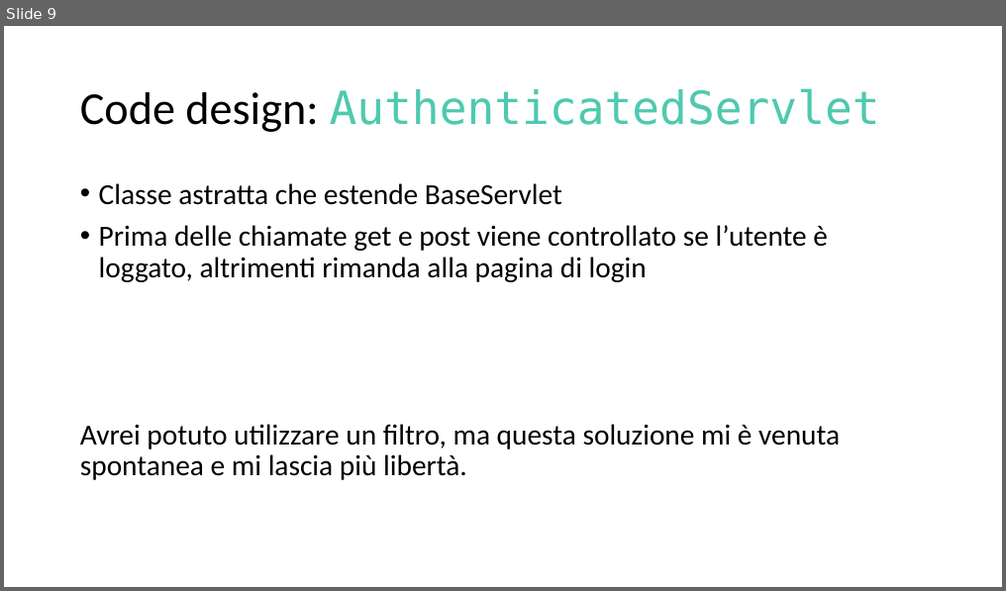
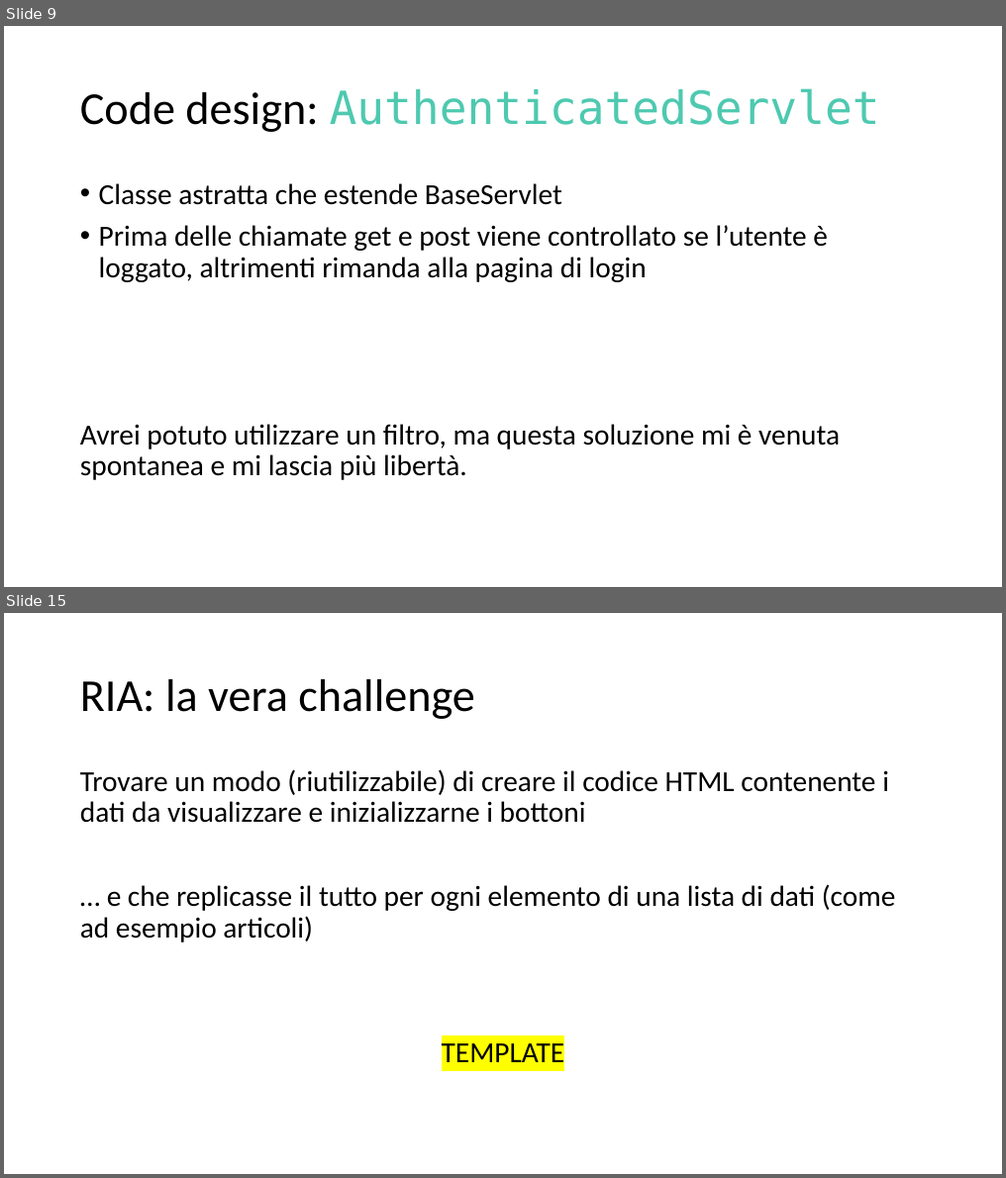
Before and after one commit to MirkoAndena/ECommerce, a slide deck: Documents/ECommerce.pptx. Shown one above the other, each under a label of ours: slide 9 before the commit, slides 9 and 15 after it; the slides between them are not shown. The pictures are 1006x591 and 1006x1178 pixels, drawn with LibreOffice and Linux fonts; fonts in the diff are those of the drawing. Boxes give left, top, right and bottom in pixels: in the first picture for what was removed or moved away, otherwise in the second. Text is boxed around its words. In the diff, an @@ line names an element or a change of style, - is before the commit and + after.

```diff
--- a/Documents/ECommerce.pptx
+++ b/Documents/ECommerce.pptx
@@ slide 15 added at (4,613,1002,1174), background #FFFFFF @@
@@ title added at (80,679,475,719), 44 pt, text #000000 @@
+RIA: la vera challenge
@@ text added at (80,769,896,1070), 28 pt, text #000000 @@
+Trovare un modo (riutilizzabile) di creare il codice HTML contenente i dati da visualizzare e inizializzarne i bottoni
+… e che replicasse il tutto per ogni elemento di una lista di dati (come ad esempio articoli)
+TEMPLATE
```
Also in this commit, not shown: 3 slides changed, 5 other slides added, 6 other files.
